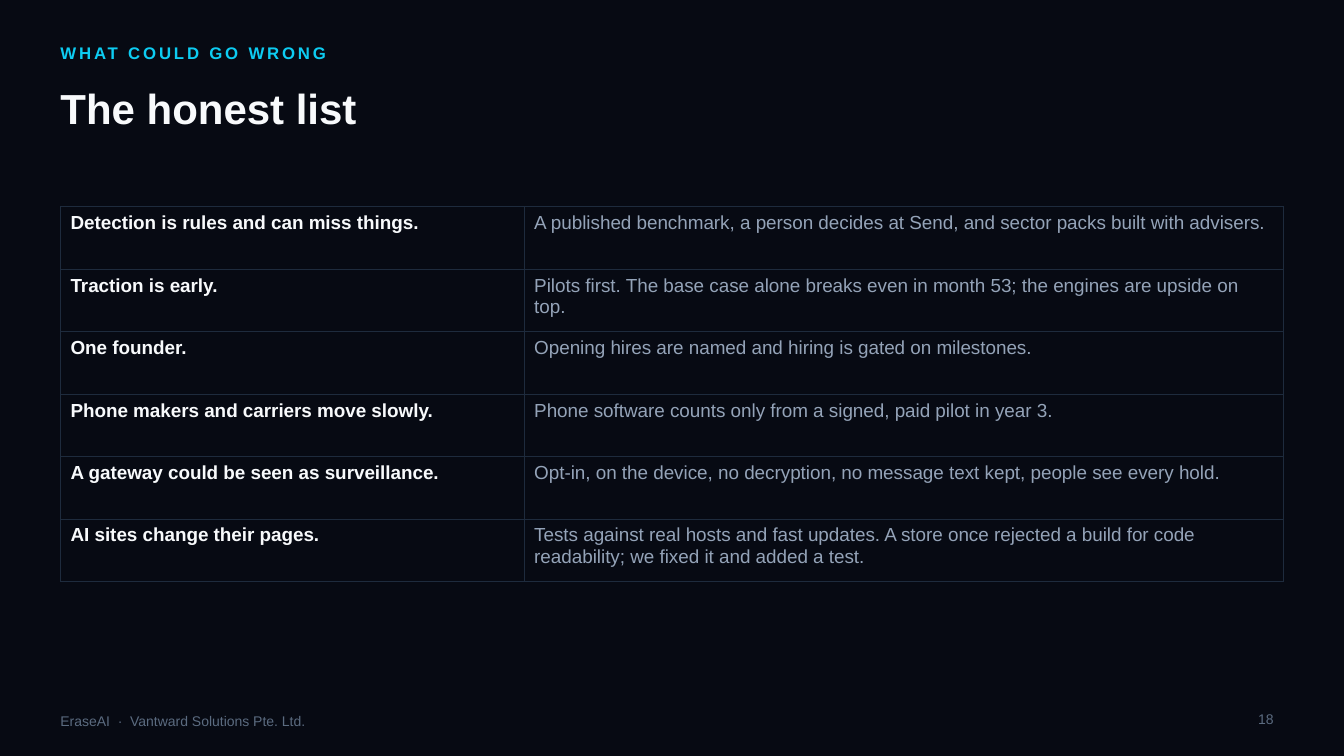
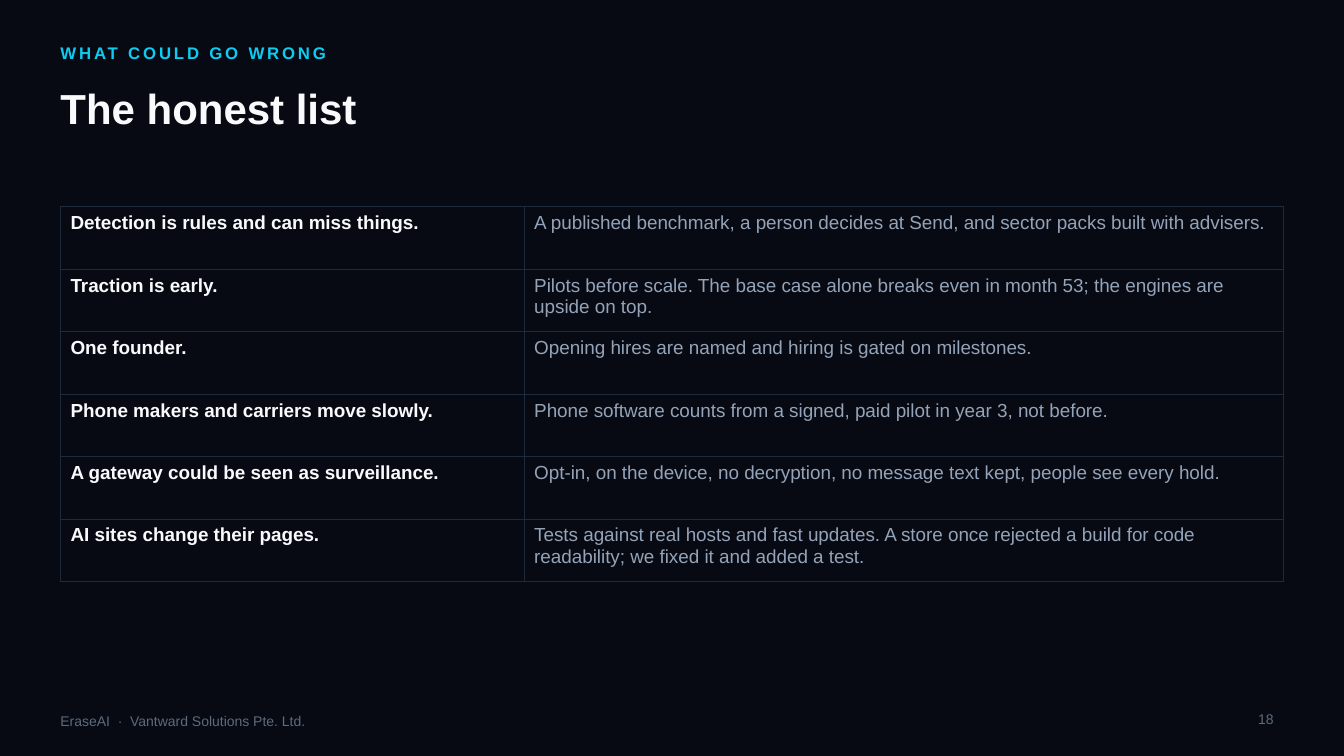
Before and after one commit to shockernburner/Erase-AI, a slide deck: slide 18 of docs/pitch/EraseAI_Investor_Deck_2026.pptx. Drawn at 1344x756 pixels with LibreOffice and Linux fonts; fonts in the diff are those of the drawing; background and template pictures are left out. Boxes give left, top, right and bottom in pixels: in the first picture for what was removed or moved away, otherwise in the second. Text is boxed around its words. In the diff, an @@ line names an element or a change of style, - is before the commit and + after.

```diff
--- a/docs/pitch/EraseAI_Investor_Deck_2026.pptx
+++ b/docs/pitch/EraseAI_Investor_Deck_2026.pptx
@@ table at (x1=60, y1=207, x2=1284, y2=571) @@
-row 2, column 2: Pilots first. The base case alone breaks even in month 53; the engines are upside on top.
+row 2, column 2: Pilots before scale. The base case alone breaks even in month 53; the engines are upside on top.
-row 4, column 2: Phone software counts only from a signed, paid pilot in year 3.
+row 4, column 2: Phone software counts from a signed, paid pilot in year 3, not before.
```
Also in this commit, not shown: 3 other slides changed, 9 other files.
